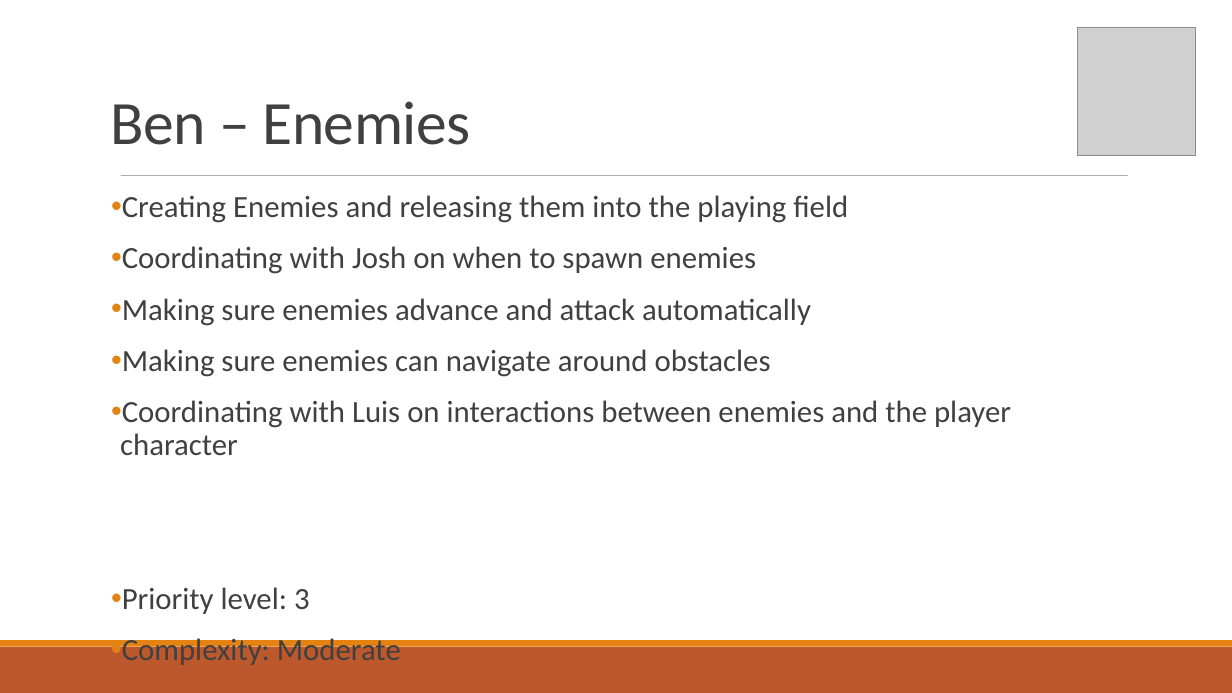
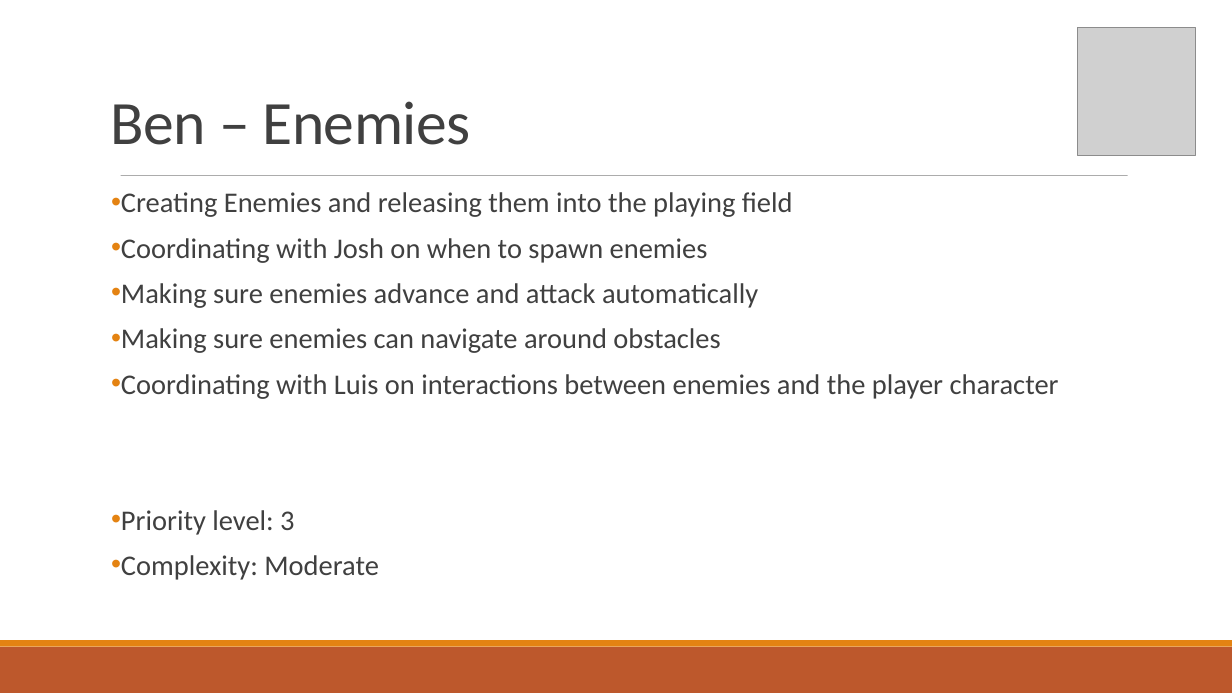
Before and after one commit to Corbono2/Banana-Clone, a slide deck: slide 7 of docs/Debugger.pptx (slide 10 before the commit). Drawn at 1232x693 pixels with LibreOffice and Linux fonts; fonts in the diff are those of the drawing; grey boxes stand for pictures. Boxes give left, top, right and bottom in pixels: in the first picture for what was removed or moved away, otherwise in the second. Text is boxed around its words. In the diff, an @@ line names an element or a change of style, - is before the commit and + after.

```diff
--- a/docs/Debugger.pptx
+++ b/docs/Debugger.pptx
@@ text "Creating Enemies and releasing them ..." at [121, 192, 1059, 580]: size 24 to 22.2 pt; line spacing 0.9 to 0.8 @@
```
Also in this commit, not shown: 2 slides added, 3 slides removed.
